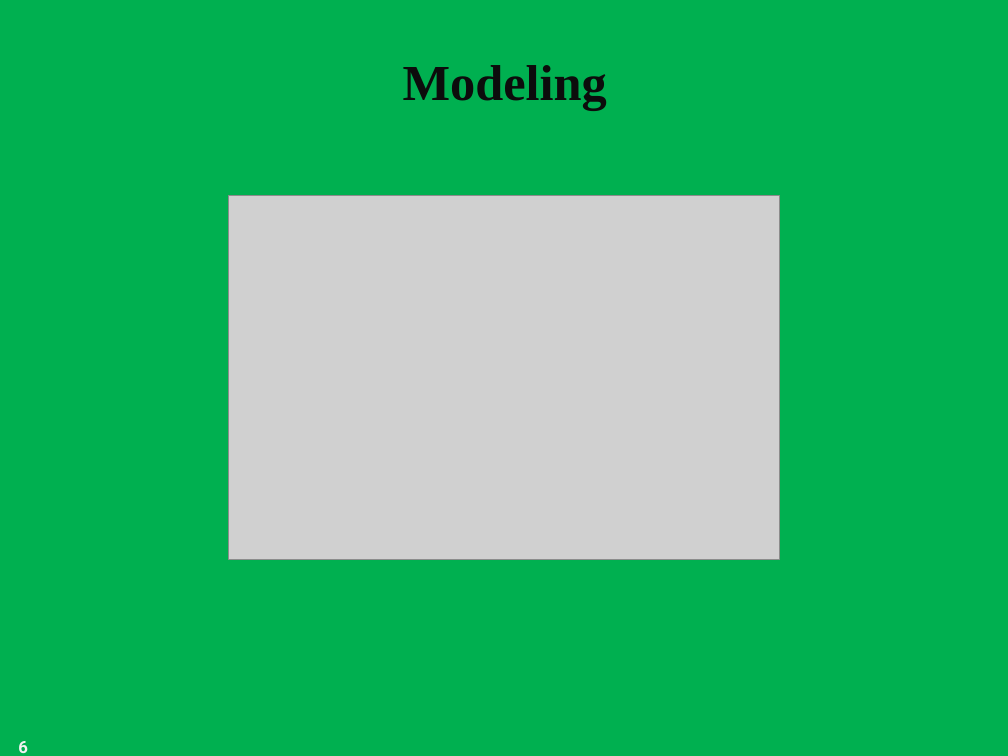
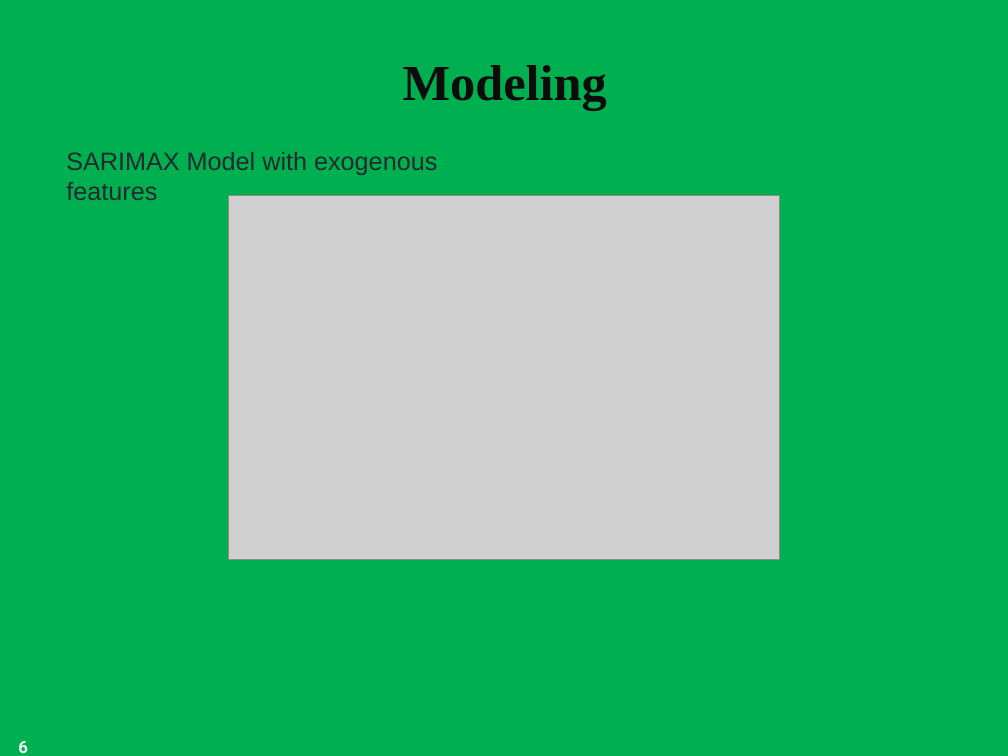
Before and after one commit to ghcn345/Stock-Market-Prediction, a slide deck: slide 6 of data/Stock Market Prediction.pptx. Drawn at 1008x756 pixels with LibreOffice and Linux fonts; fonts in the diff are those of the drawing; grey boxes stand for pictures; background and template pictures are left out. Boxes give left, top, right and bottom in pixels: in the first picture for what was removed or moved away, otherwise in the second. Text is boxed around its words. In the diff, an @@ line names an element or a change of style, - is before the commit and + after.

```diff
--- a/data/Stock Market Prediction.pptx
+++ b/data/Stock Market Prediction.pptx
@@ text added at box(66, 152, 437, 200), 18 pt, text #24292E @@
+SARIMAX Model with exogenous features
```
Also in this commit, not shown: 3 other slides changed, 2 other files.
